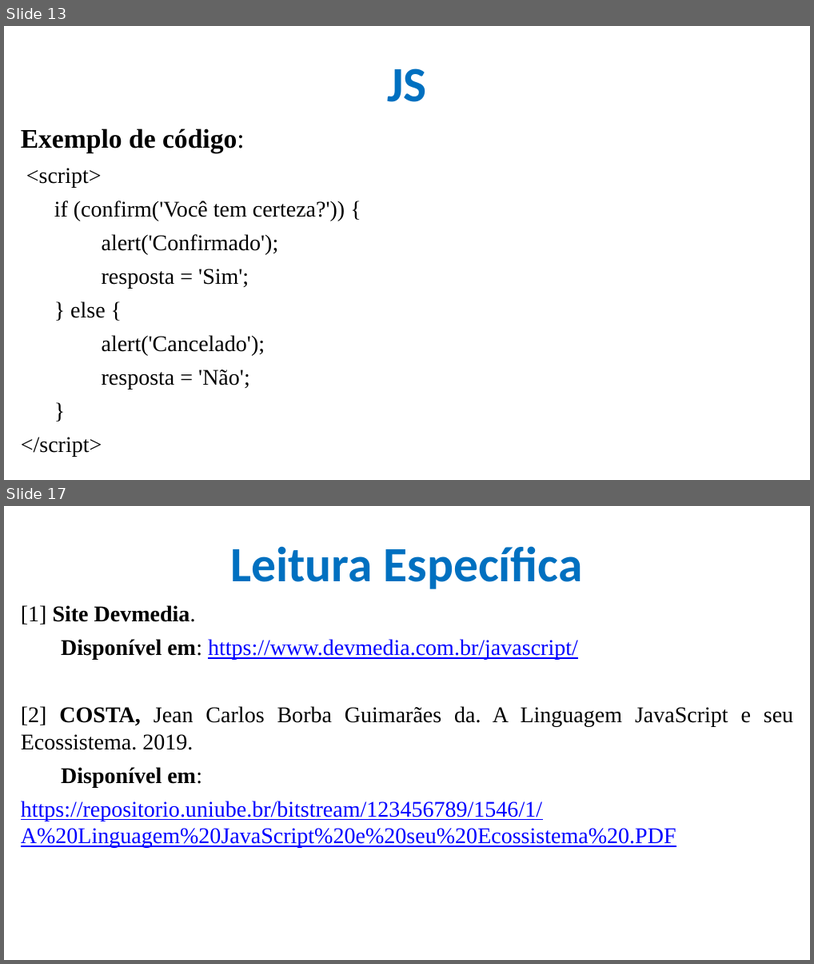
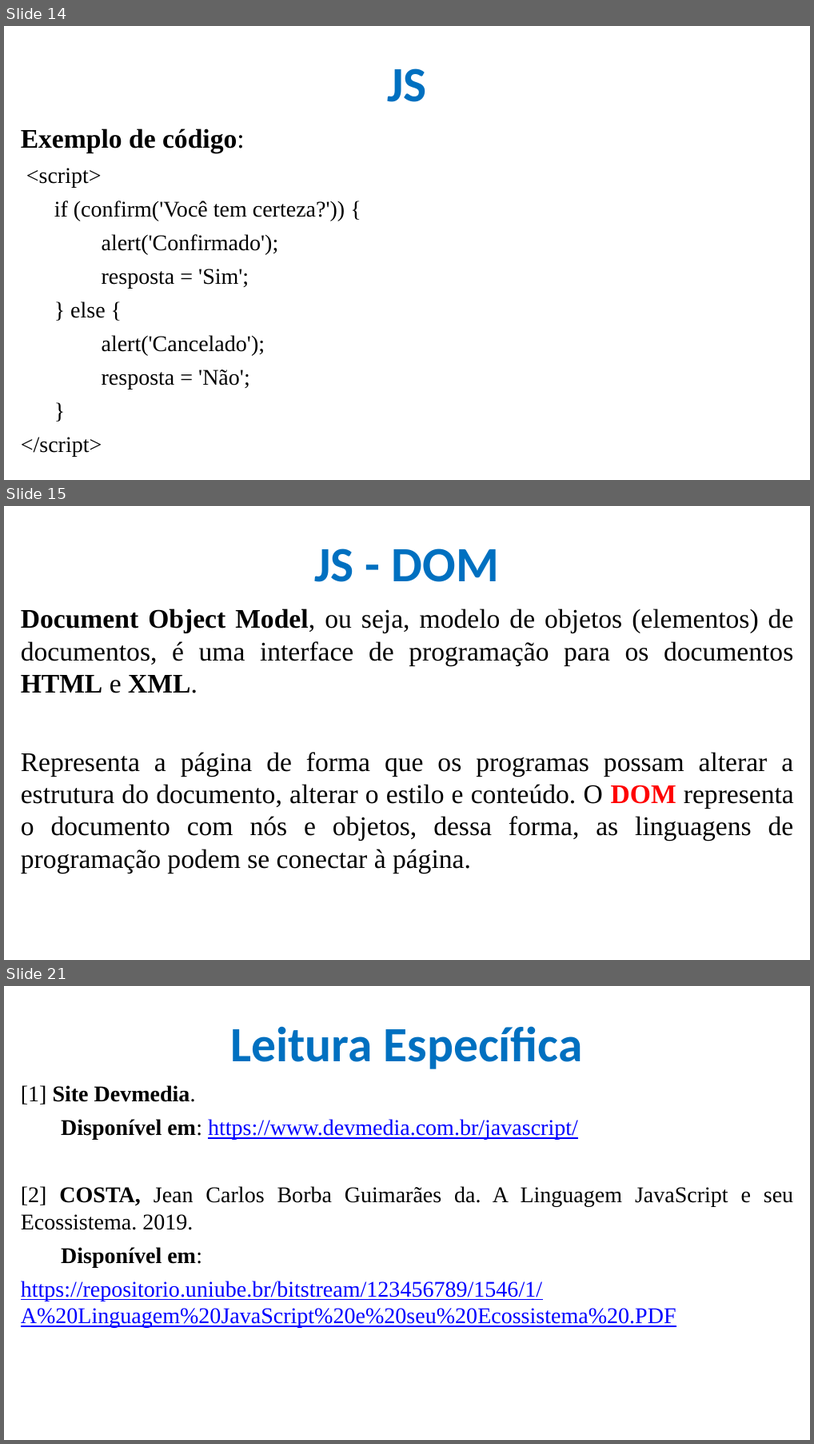
Before and after one commit to CloudEducationBrazil/WydenDesenvolvimentoWebPHP, a slide deck: 01 Classes/Aula 08 Desenvolvimento Web PHP - JS.pptx. Shown one above the other, each under a label of ours: slides 13 and 17 before the commit, slides 14, 15 and 21 after it; the slides between them are not shown. The pictures are 814x964 and 814x1444 pixels, drawn with LibreOffice and Linux fonts; fonts in the diff are those of the drawing; background and template pictures are left out. Boxes give left, top, right and bottom in pixels: in the first picture for what was removed or moved away, otherwise in the second. Text is boxed around its words. In the diff, an @@ line names an element or a change of style, - is before the commit and + after.

```diff
--- a/01 Classes/Aula 08 Desenvolvimento Web PHP - JS.pptx
+++ b/01 Classes/Aula 08 Desenvolvimento Web PHP - JS.pptx
@@ slide 15 added at [4,506,810,960], background picture (left out) @@
@@ title added at [315,548,499,582], 44 pt, text #0070C0, bold @@
+JS - DOM
@@ text added at [21,608,794,872], 24 pt, text #000000 @@
+Document Object Model, ou seja, modelo de objetos (elementos) de documentos, é uma interface de programação para os documentos HTML e XML.
+Representa a página de forma que os programas possam alterar a estrutura do documento, alterar o estilo e conteúdo. O DOM representa o documento com nós e objetos, dessa forma, as linguagens de programação podem se conectar à página.
@@ what was slide 13 is now slide 14 @@
@@ what was slide 17 is now slide 21 @@
```
Also in this commit, not shown: 1 slide changed, 4 other slides added, 1 slide removed, 1 other file.
